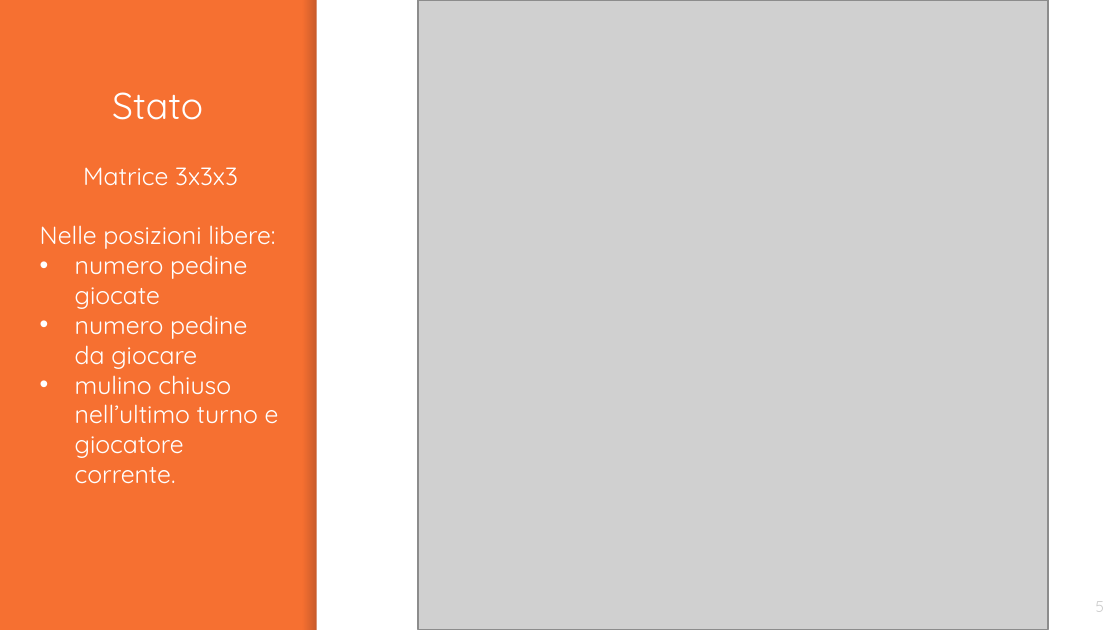
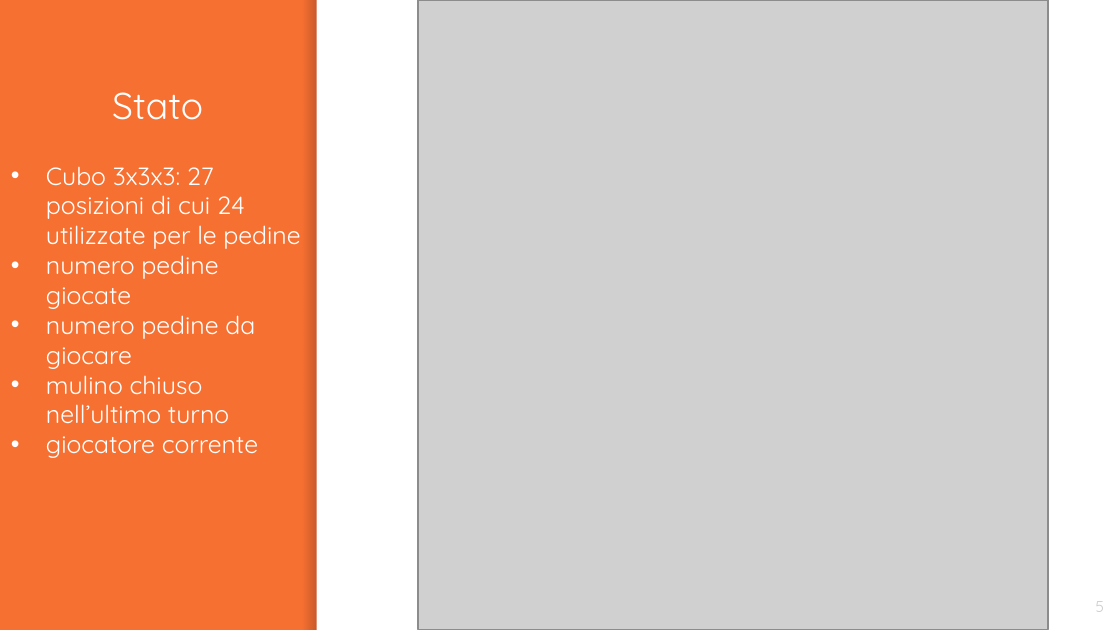
Before and after one commit to graitanto21/MillGates, a slide deck: slide 5 of Presentation/MillGates.pptx. Drawn at 1120x630 pixels with LibreOffice and Linux fonts; fonts in the diff are those of the drawing; grey boxes stand for pictures. Boxes give left, top, right and bottom in pixels: in the first picture for what was removed or moved away, otherwise in the second. Text is boxed around its words. In the diff, an @@ line names an element or a change of style, - is before the commit and + after.

```diff
--- a/Presentation/MillGates.pptx
+++ b/Presentation/MillGates.pptx
@@ text at (x1=46, y1=167, x2=300, y2=249): text changed @@
-Matrice 3x3x3
-Nelle posizioni libere:
+• Cubo 3x3x3: 27 posizioni di cui 24 utilizzate per le pedine
@@ text at (x1=46, y1=368, x2=258, y2=458): text changed @@
-• mulino chiuso nell’ultimo turno e giocatore corrente.
+• mulino chiuso nell’ultimo turno
+• giocatore corrente
```
Also in this commit, not shown: 4 other slides changed.
